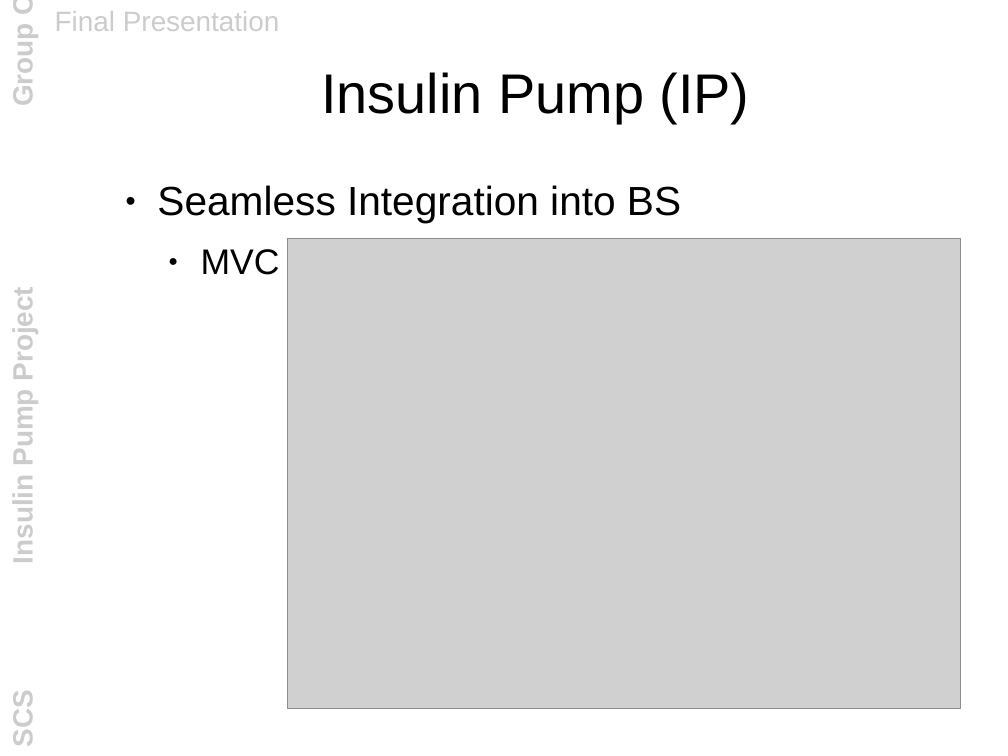
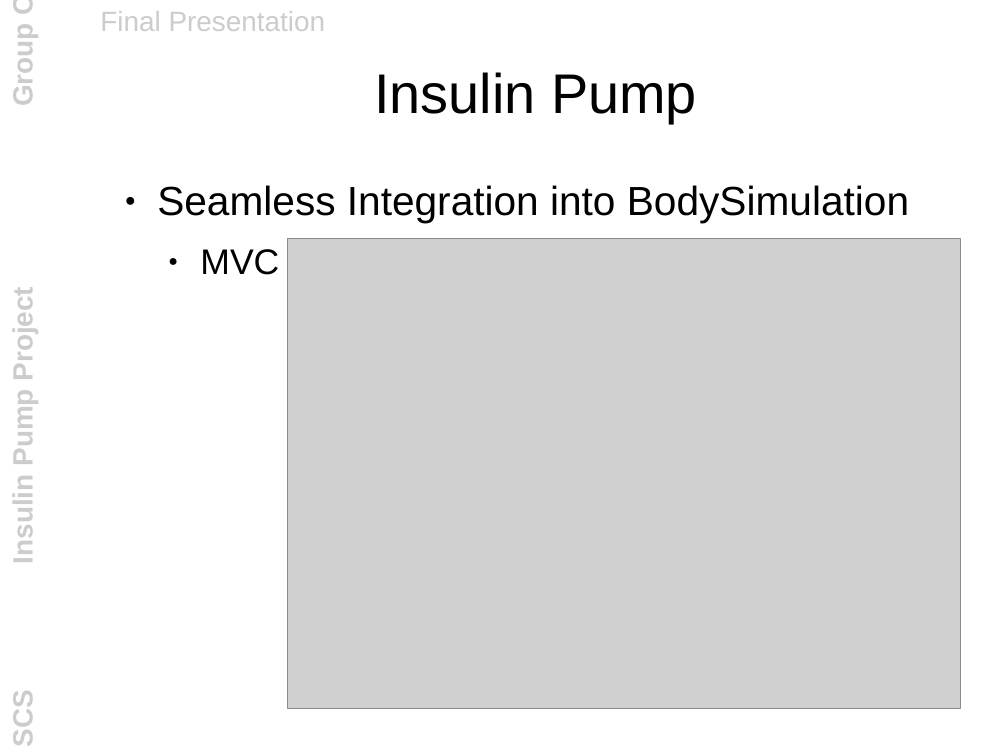
Before and after one commit to lan666asr9tt5n/mrsunjava6, a slide deck: slide 7 of documentation/other_files/final_presentation.ppt. Drawn at 1008x756 pixels with LibreOffice and Linux fonts; fonts in the diff are those of the drawing; grey boxes stand for pictures; background and template pictures are left out. Boxes give left, top, right and bottom in pixels: in the first picture for what was removed or moved away, otherwise in the second. Text is boxed around its words. In the diff, an @@ line names an element or a change of style, - is before the commit and + after.

```diff
--- a/documentation/other_files/final_presentation.ppt
+++ b/documentation/other_files/final_presentation.ppt
@@ text "Final Presentation": place and size @@
-text "Final Presentation" at <box>55,11,280,31</box>
+text "Final Presentation" at <box>100,11,326,31</box>
@@ title at <box>374,72,697,123</box>: text changed @@
-Insulin Pump (IP)
+Insulin Pump
@@ text at <box>157,185,909,223</box>: text changed @@
-● Seamless Integration into BS
+● Seamless Integration into BodySimulation
```
Also in this commit, not shown: 8 other slides changed, 1 slide added, 1 other file.
